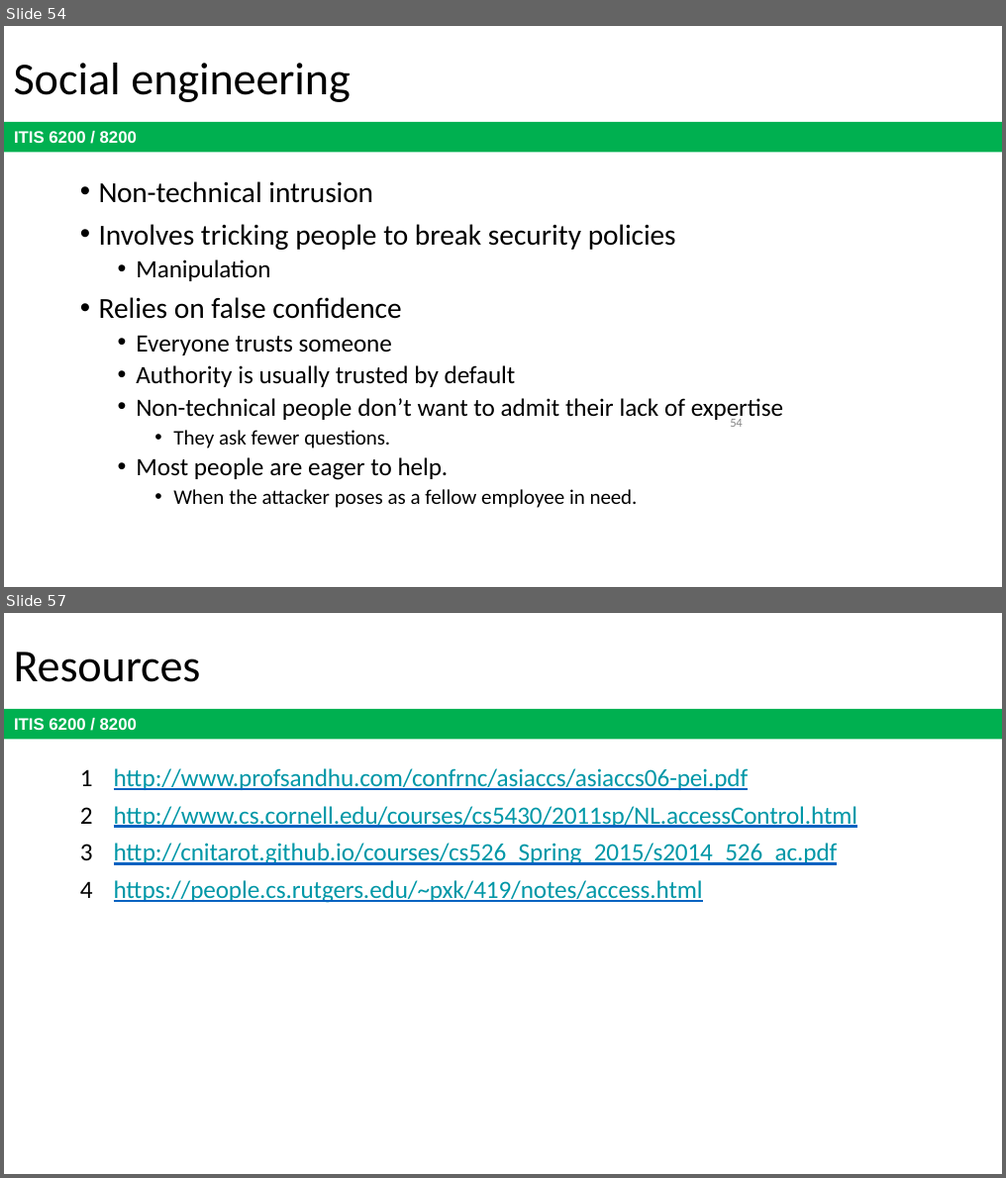
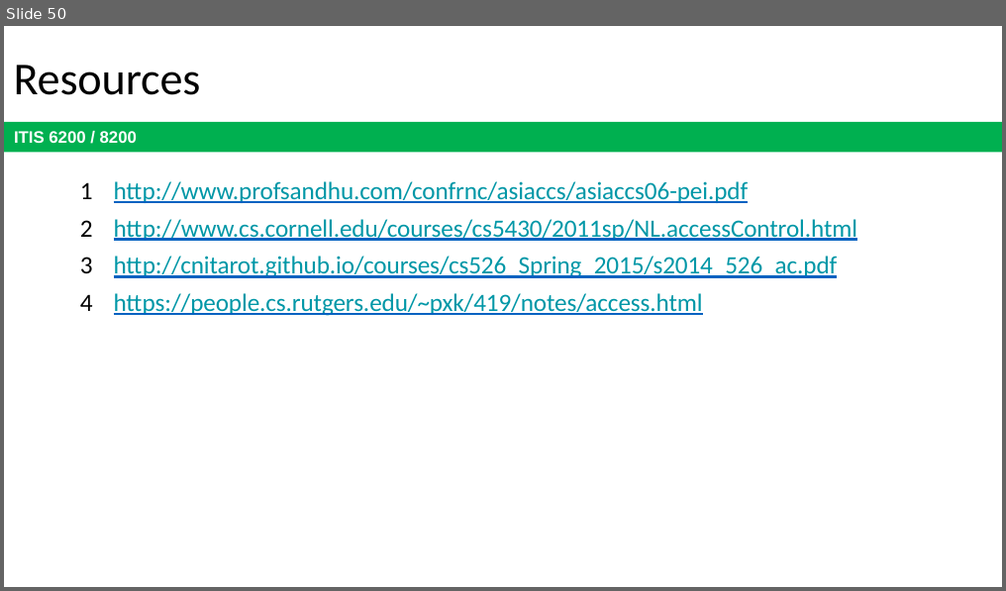
Before and after one commit to jx5c/github.io, a slide deck: teaching/ITIS6200/2023fa/lectures/lec09.pptx. Shown one above the other, each under a label of ours: slides 54 and 57 before the commit, slide 50 after it; the slides between them are not shown. The pictures are 1006x1178 and 1006x591 pixels, drawn with LibreOffice and Linux fonts; fonts in the diff are those of the drawing. Boxes give left, top, right and bottom in pixels: in the first picture for what was removed or moved away, otherwise in the second. Text is boxed around its words. In the diff, an @@ line names an element or a change of style, - is before the commit and + after.

```diff
--- a/teaching/ITIS6200/2023fa/lectures/lec09.pptx
+++ b/teaching/ITIS6200/2023fa/lectures/lec09.pptx
@@ slide 54 removed at box(4, 26, 1002, 587), background #FFFFFF; not listed: 1 template element that a slide beside it also shows @@
@@ title removed at box(14, 63, 350, 102) @@
-Social engineering
@@ text removed at box(99, 181, 783, 508) @@
-• Non-technical intrusion
-• Involves tricking people to break security policies
-  • Manipulation
-• Relies on false confidence
-  • Everyone trusts someone
-  • Authority is usually trusted by default
-  • Non-technical people don’t want to admit their lack of expertise
-    • They ask fewer questions.
-  • Most people are eager to help.
-    • When the attacker poses as a fellow employee in need.
@@ page number removed at box(730, 419, 742, 427) @@
-54
@@ what was slide 57 is now slide 50 @@
```
Also in this commit, not shown: 10 slides changed, 6 other slides removed, 2 other files.
